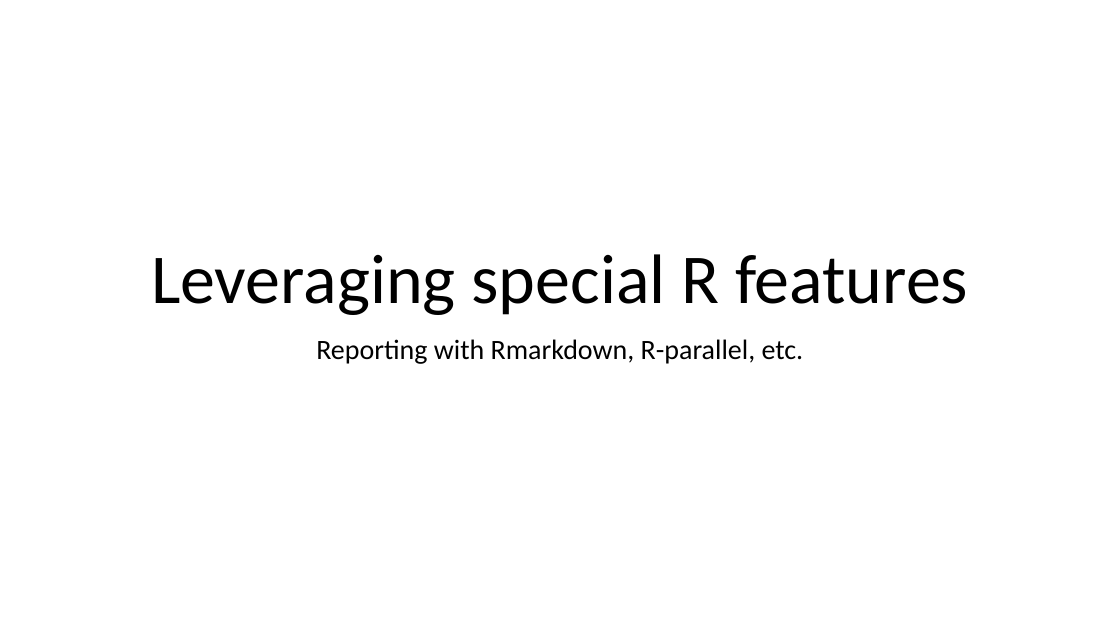
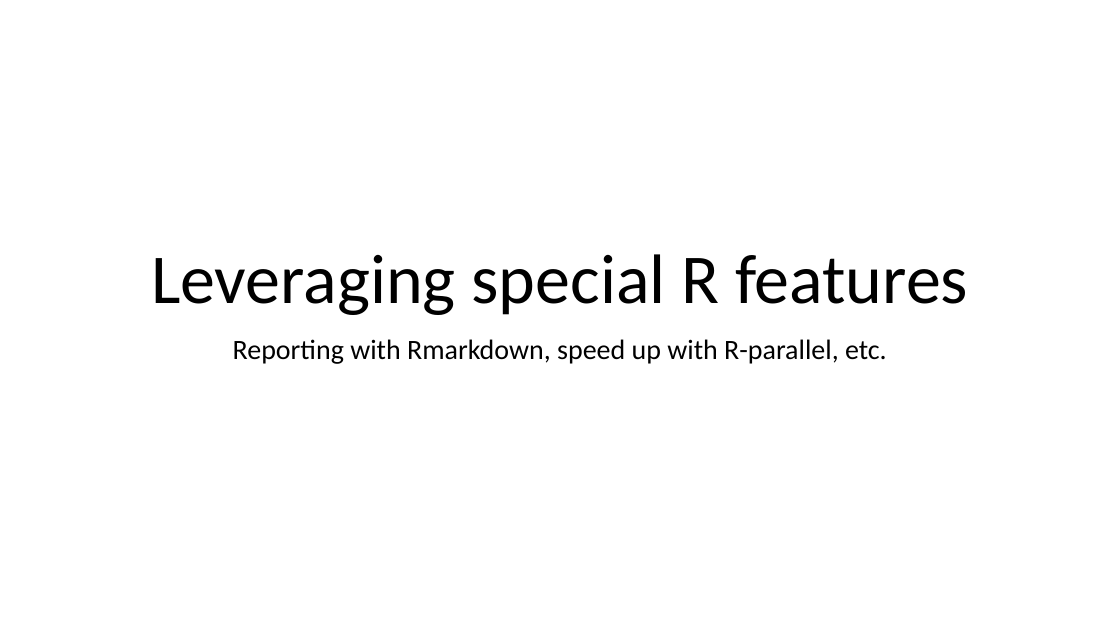
Before and after one commit to 2waybene/helloworld, a slide deck: slide 1 of IB_group_meeting/R_special_features.pptx. Drawn at 1120x630 pixels with LibreOffice and Linux fonts; fonts in the diff are those of the drawing. Boxes give left, top, right and bottom in pixels: in the first picture for what was removed or moved away, otherwise in the second. Text is boxed around its words. In the diff, an @@ line names an element or a change of style, - is before the commit and + after.

```diff
--- a/IB_group_meeting/R_special_features.pptx
+++ b/IB_group_meeting/R_special_features.pptx
@@ subtitle at [233, 339, 887, 364]: text changed @@
-Reporting with Rmarkdown, R-parallel, etc.
+Reporting with Rmarkdown, speed up with R-parallel, etc.
```
Also in this commit, not shown: 3 slides added, 4 other files.
